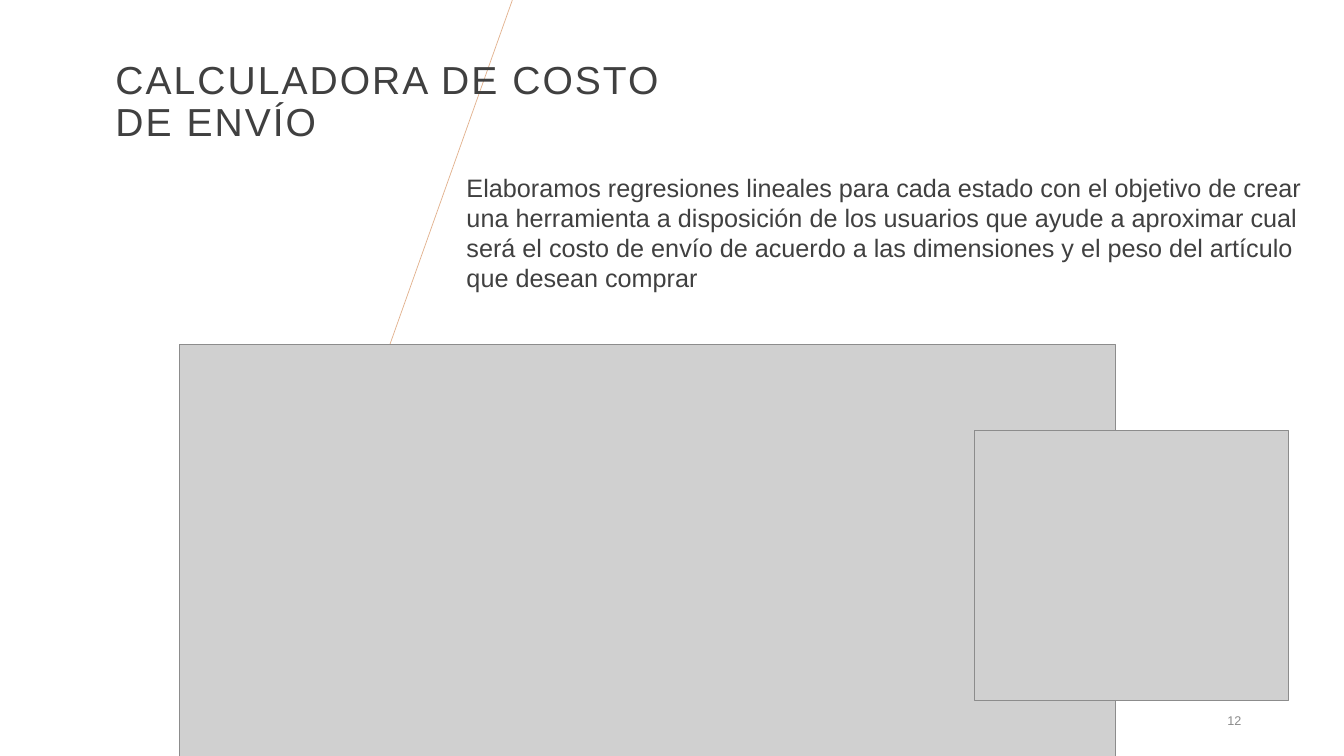
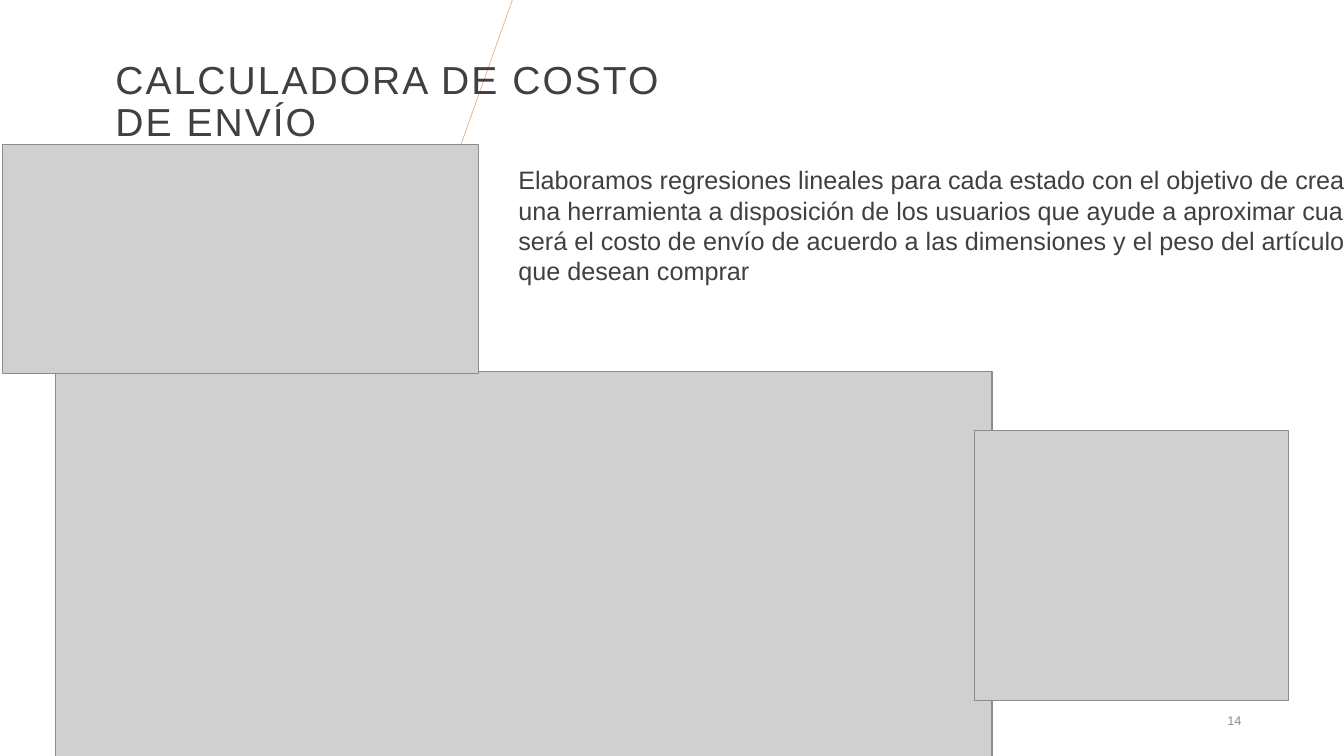
Before and after one commit to AlbertoLandinWork/PG-Olist-grupo12, a slide deck: slide 14 of presentaciones/Presentacion_Semana4.pptx (slide 12 before the commit). Drawn at 1344x756 pixels with LibreOffice and Linux fonts; fonts in the diff are those of the drawing; grey boxes stand for pictures; background and template pictures are left out. Boxes give left, top, right and bottom in pixels: in the first picture for what was removed or moved away, otherwise in the second. Text is boxed around its words. In the diff, an @@ line names an element or a change of style, - is before the commit and + after.

```diff
--- a/presentaciones/Presentacion_Semana4.pptx
+++ b/presentaciones/Presentacion_Semana4.pptx
@@ picture added at (x1=3, y1=145, x2=479, y2=374) @@
@@ text "Elaboramos regresiones lineales para cada ..." rewrapped from (x1=466, y1=178, x2=1300, y2=293) to (x1=518, y1=170, x2=1344, y2=286) @@
@@ picture resized from (x1=179, y1=345, x2=1116, y2=756) to (x1=55, y1=372, x2=992, y2=756) @@
@@ page number at (x1=1227, y1=716, x2=1241, y2=725): text changed @@
-12
+14
```
Also in this commit, not shown: 6 other slides changed, 3 slides added, 1 slide removed.
